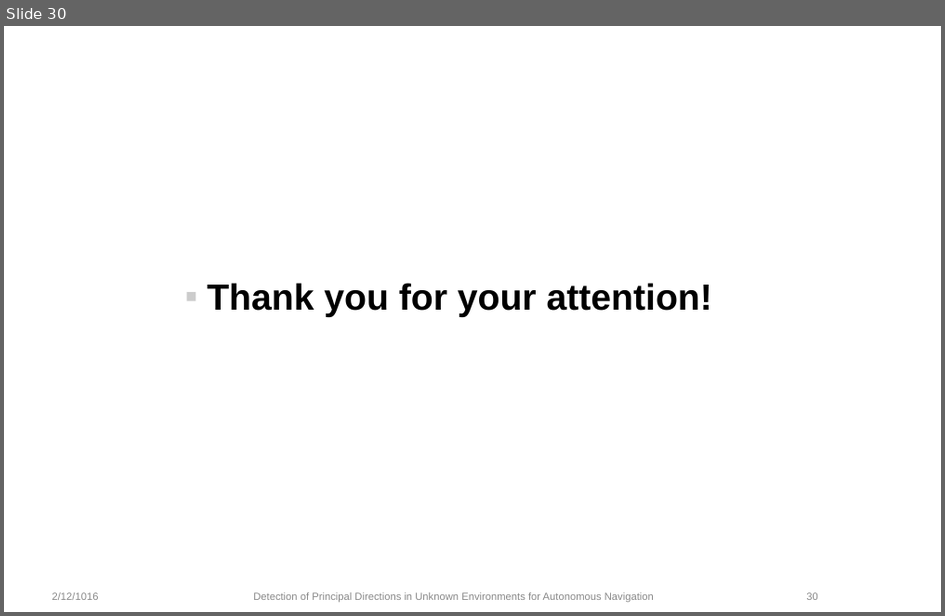
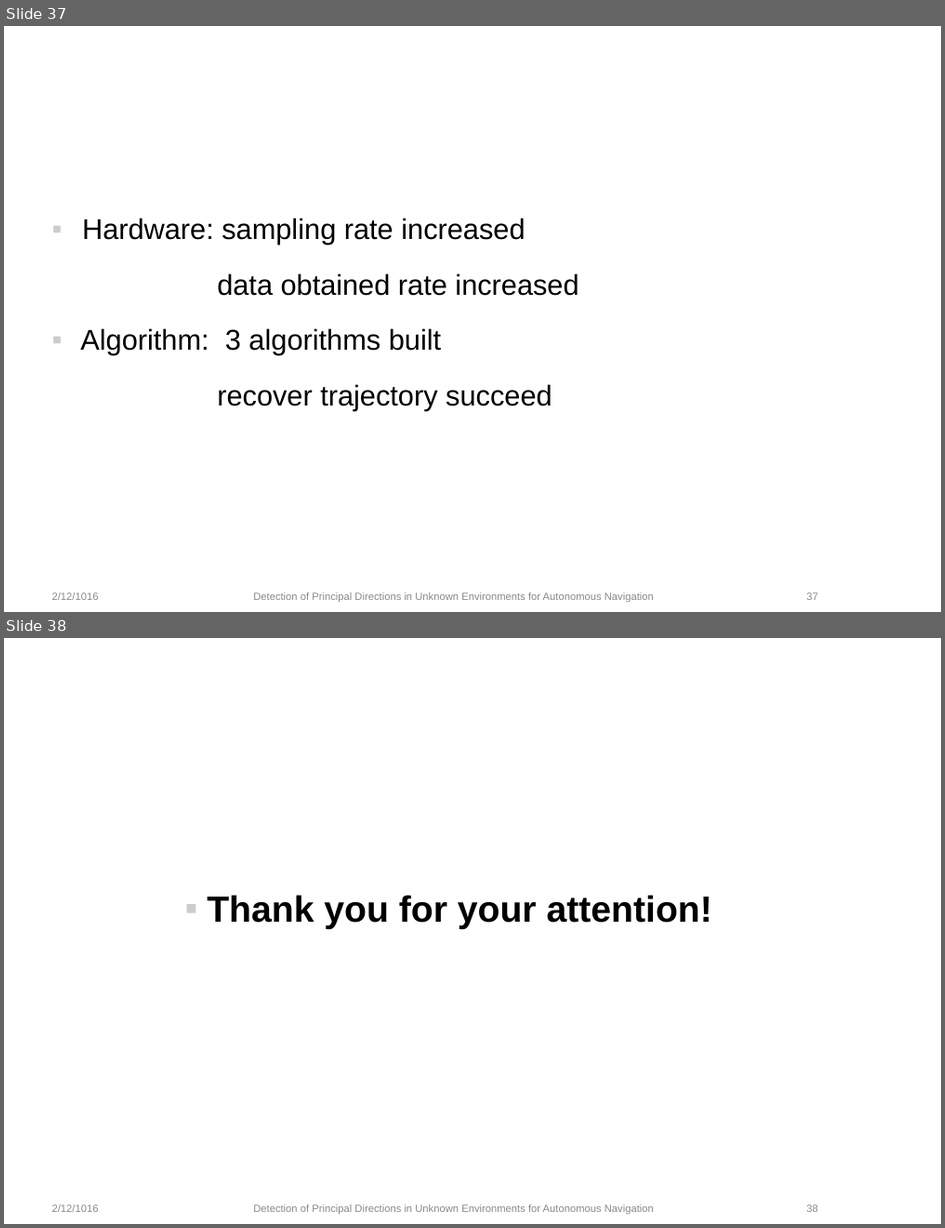
Before and after one commit to yitong-quan/thesis_indoorLocalization, a slide deck: text_editing/ppt/Zwischenpraesentation.ppt. Shown one above the other, each under a label of ours: slide 30 before the commit, slides 37 and 38 after it. The pictures are 945x616 and 945x1228 pixels, drawn with LibreOffice and Linux fonts; fonts in the diff are those of the drawing; background and template pictures are left out. Boxes give left, top, right and bottom in pixels: in the first picture for what was removed or moved away, otherwise in the second. Text is boxed around its words. In the diff, an @@ line names an element or a change of style, - is before the commit and + after.

```diff
--- a/text_editing/ppt/Zwischenpraesentation.ppt
+++ b/text_editing/ppt/Zwischenpraesentation.ppt
@@ slide 37 added at box(4, 26, 941, 612), background picture (left out) @@
@@ title added at box(51, 52, 776, 114), 33 pt, text #FFFFFF @@
+Conclusion
@@ text added at box(80, 218, 579, 410), 22 pt, text #000000 @@
+▪ Hardware: sampling rate increased
+data obtained rate increased
+▪ Algorithm: 3 algorithms built
+recover trajectory succeed
@@ text added at box(52, 592, 99, 600), 8 pt, text #898989 @@
+2/12/1016
@@ text added at box(253, 592, 654, 602), 8 pt, text #898989 @@
+Detection of Principal Directions in Unknown Environments for Autonomous Navigation
@@ page number added at box(807, 592, 818, 600), 8 pt, text #898989 @@
+37
@@ what was slide 30 is now slide 38 @@
```
Also in this commit, not shown: 7 slides changed, 7 other slides added, 15 other files.
